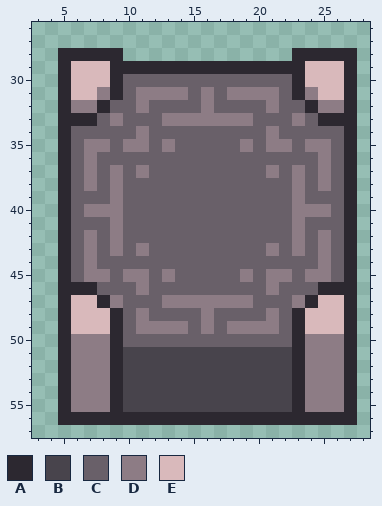
Edited in one commit: pixel-art file (Assets/Resources/Textures/Newwall.aseprite). Above is the file before it was changed.
33x79 pixels, 1 frame. Shown: x 3..28, y 26..57.
Palette (. is transparent): A #2c2830  B #48444c  C #696069  D #8d7c85  E #d9b9bb
The same view after the edit:
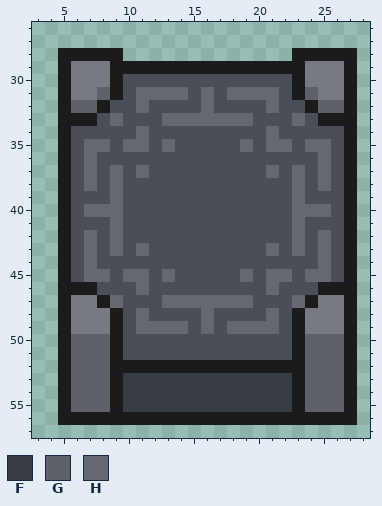
Colours new in this view: F #373c45  G #5f6169  H #666870
Difference:
@@ palette @@
-A #2c2830
+A #1b1b1c
-C #696069
+C #4a4f57
-E #d9b9bb
+E #787a82
--- layer "Layer 10"
@@ x 3..28 @@
 30 ..AEEEACCCCCCCCCCCCCAEEEA.
-31 ..AEEDACDDDDCDCDDDDCADEEA.
-32 ..ADDACCDCCCCDCCCCDCCADDA.
-33 ..AAACDCCCDDDDDDDCCCDCAAA.
-34 ..ACCCCCDCCCCCCCCCDCCCCCA.
-35 ..ACDDCDDCDCCCCCDCDDCDDCA.
-36 ..ACDCCCCCCCCCCCCCCCCCDCA.
-37 ..ACDCDCDCCCCCCCCCDCDCDCA.
-38 ..ACDCDCCCCCCCCCCCCCDCDCA.
-39 ..ACCCDCCCCCCCCCCCCCDCCCA.
-40 ..ACDDDCCCCCCCCCCCCCDDDCA.
-41 ..ACCCDCCCCCCCCCCCCCDCCCA.
-42 ..ACDCDCCCCCCCCCCCCCDCDCA.
-43 ..ACDCDCDCCCCCCCCCDCDCDCA.
-44 ..ACDCCCCCCCCCCCCCCCCCDCA.
-45 ..ACDDCDDCDCCCCCDCDDCDDCA.
-46 ..AAACCCDCCCCCCCCCDCCCAAA.
-47 ..AEEADCCCDDDDDDDCCCDAEEA.
-48 ..AEEEACDCCCCDCCCCDCAEEEA.
-49 ..AEEEACDDDDCDCDDDDCAEEEA.
-50 ..ADDDACCCCCCCCCCCCCADDDA.
-51 ..ADDDABBBBBBBBBBBBBADDDA.
-52 ..ADDDABBBBBBBBBBBBBADDDA.
-53 ..ADDDABBBBBBBBBBBBBADDDA.
-54 ..ADDDABBBBBBBBBBBBBADDDA.
-55 ..ADDDABBBBBBBBBBBBBADDDA.
+31 ..AEEGACHHHHCHCHHHHCAGEEA.
+32 ..AGGACCHCCCCHCCCCHCCAGGA.
+33 ..AAACHCCCHHHHHHHCCCHCAAA.
+34 ..ACCCCCHCCCCCCCCCHCCCCCA.
+35 ..ACHHCHHCHCCCCCHCHHCHHCA.
+36 ..ACHCCCCCCCCCCCCCCCCCHCA.
+37 ..ACHCHCHCCCCCCCCCHCHCHCA.
+38 ..ACHCHCCCCCCCCCCCCCHCHCA.
+39 ..ACCCHCCCCCCCCCCCCCHCCCA.
+40 ..ACHHHCCCCCCCCCCCCCHHHCA.
+41 ..ACCCHCCCCCCCCCCCCCHCCCA.
+42 ..ACHCHCCCCCCCCCCCCCHCHCA.
+43 ..ACHCHCHCCCCCCCCCHCHCHCA.
+44 ..ACHCCCCCCCCCCCCCCCCCHCA.
+45 ..ACHHCHHCHCCCCCHCHHCHHCA.
+46 ..AAACCCHCCCCCCCCCHCCCAAA.
+47 ..AEEAHCCCHHHHHHHCCCHAEEA.
+48 ..AEEEACHCCCCHCCCCHCAEEEA.
+49 ..AEEEACHHHHCHCHHHHCAEEEA.
+50 ..AGGGACCCCCCCCCCCCCAGGGA.
+51 ..AGGGACCCCCCCCCCCCCAGGGA.
+52 ..AGGGAAAAAAAAAAAAAAAGGGA.
+53 ..AGGGAFFFFFFFFFFFFFAGGGA.
+54 ..AGGGAFFFFFFFFFFFFFAGGGA.
+55 ..AGGGAFFFFFFFFFFFFFAGGGA.
 56 ..AAAAAAAAAAAAAAAAAAAAAAA.
Boxes around the changes in both pictures, in picture pixels (x1, y1, x2, y2):
changed: (58, 48, 357, 425)
